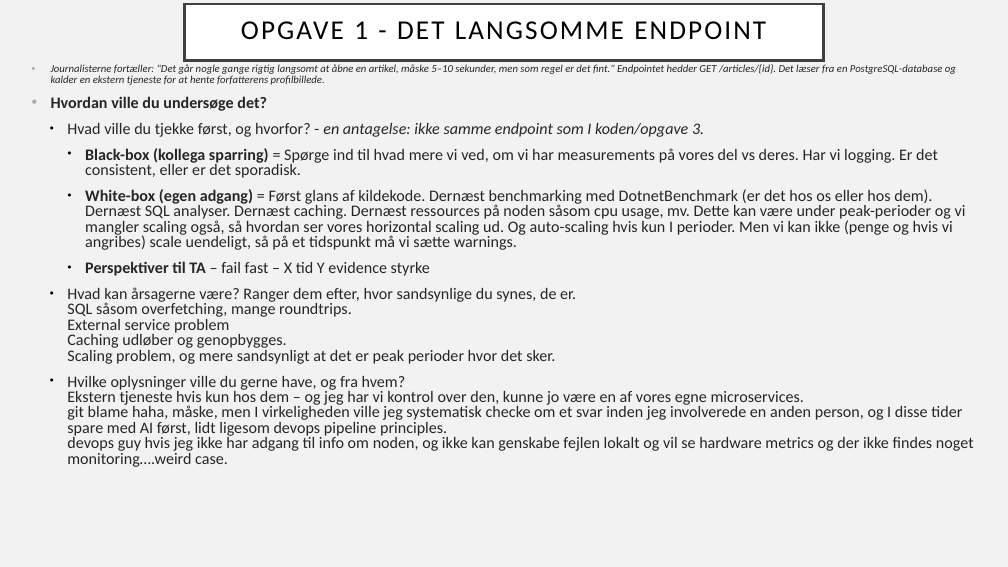
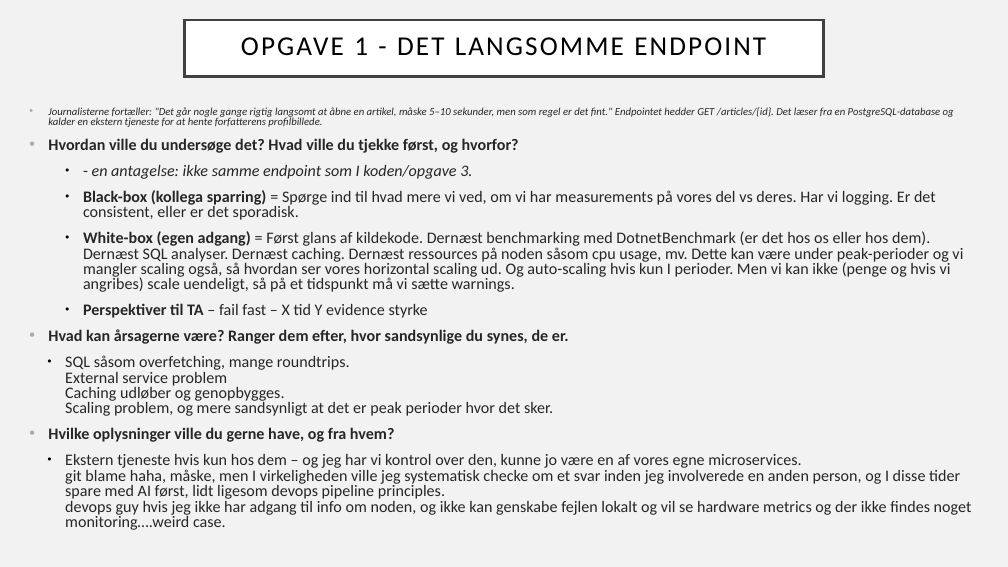
Before and after one commit to Grumlebob/JobInterviewRitzau, a slide deck: slide 2 of Ritzau.odp. Drawn at 1008x567 pixels with LibreOffice and Linux fonts; fonts in the diff are those of the drawing. Boxes give left, top, right and bottom in pixels: in the first picture for what was removed or moved away, otherwise in the second. Text is boxed around its words. In the diff, an @@ line names an element or a change of style, - is before the commit and + after.

Commit message:
Opgave 2 bullets + links til egne projekter

```diff
--- a/Ritzau.odp
+++ b/Ritzau.odp
@@ title "OPGAVE 1 - DET LANGSOMME ...": place and size @@
-title "OPGAVE 1 - DET LANGSOMME ..." at <box>185,4,823,60</box>
+title "OPGAVE 1 - DET LANGSOMME ..." at <box>185,20,823,77</box>
@@ text "Journalisterne fortæller: "Det går nogle ...": place and size @@
-text "Journalisterne fortæller: "Det går nogle ..." at <box>51,64,974,467</box>
+text "Journalisterne fortæller: "Det går nogle ..." at <box>48,107,972,530</box>
@@ text at <box>48,138,519,179</box>: text changed; bold on @@
-• Hvordan ville du undersøge det?
-  ● Hvad ville du tjekke først, og hvorfor? - en antagelse: ikke samme endpoint som I koden/opgave 3.
+• Hvordan ville du undersøge det? Hvad ville du tjekke først, og hvorfor?
+    ● - en antagelse: ikke samme endpoint som I koden/opgave 3.
@@ text at <box>48,329,972,530</box>: text changed @@
-  ● Hvad kan årsagerne være? Ranger dem efter, hvor sandsynlige du synes, de er.
-    SQL såsom overfetching, mange roundtrips.
-    External service problem
-    Caching udløber og genopbygges.
-    Scaling problem, og mere sandsynligt at det er peak perioder hvor det sker.
-  ● Hvilke oplysninger ville du gerne have, og fra hvem?
-    Ekstern tjeneste hvis kun hos dem – og jeg har vi kontrol over den, kunne jo være en af vores egne microservices.
-    git blame haha, måske, men I virkeligheden ville jeg systematisk checke om et svar inden jeg involverede en anden person, og I disse tider spare med AI først, lidt ligesom devops pipeline principles.
-    devops guy hvis jeg ikke har adgang til info om noden, og ikke kan genskabe fejlen lokalt og vil se hardware metrics og der ikke findes noget monitoring….weird case.
+• Hvad kan årsagerne være? Ranger dem efter, hvor sandsynlige du synes, de er.
+  ● SQL såsom overfetching, mange roundtrips.
+    External service problem
+    Caching udløber og genopbygges.
+    Scaling problem, og mere sandsynligt at det er peak perioder hvor det sker.
+• Hvilke oplysninger ville du gerne have, og fra hvem?
+  ● Ekstern tjeneste hvis kun hos dem – og jeg har vi kontrol over den, kunne jo være en af vores egne microservices.
+    git blame haha, måske, men I virkeligheden ville jeg systematisk checke om et svar inden jeg involverede en anden person, og I disse tider spare med AI først, lidt ligesom devops pipeline principles.
+    devops guy hvis jeg ikke har adgang til info om noden, og ikke kan genskabe fejlen lokalt og vil se hardware metrics og der ikke findes noget monitoring….weird case.
```
Also in this commit, not shown: 6 other slides changed, 2 slides added, 1 slide removed, 3 other files.
